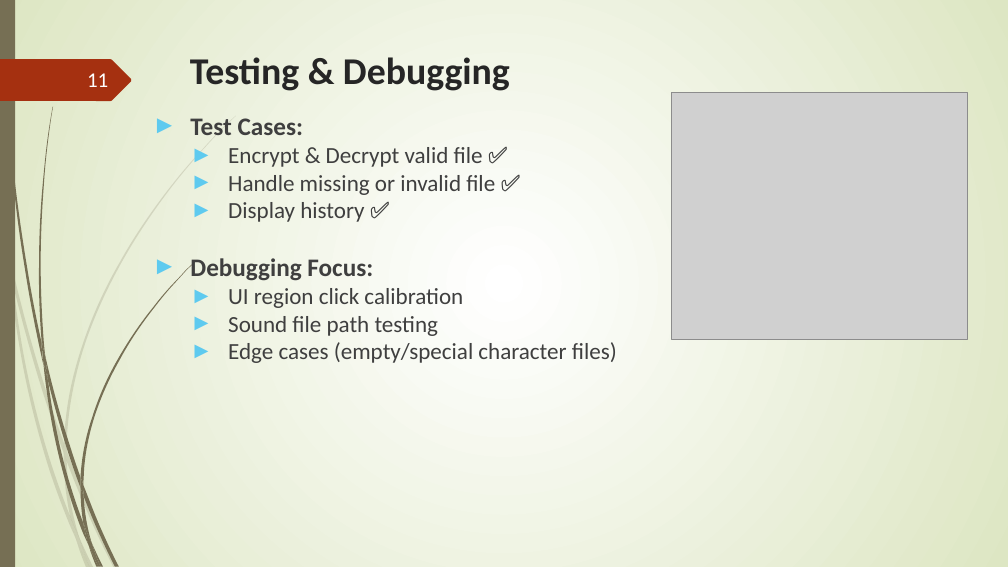
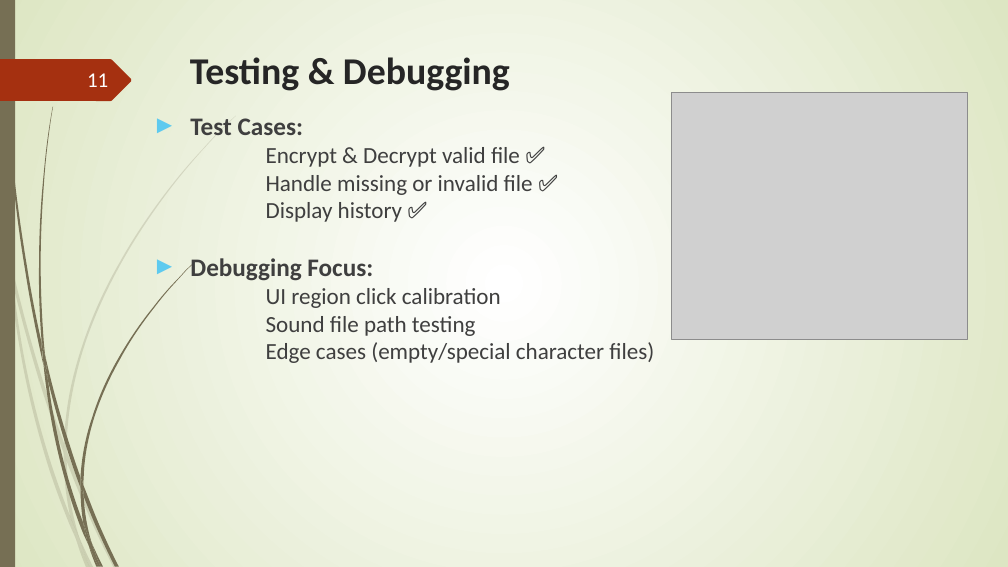
Before and after one commit to salimshre/Encryptor, a slide deck: slide 11 of Documentation/final -File Encryptor In C++.pptx. Drawn at 1008x567 pixels with LibreOffice and Linux fonts; fonts in the diff are those of the drawing; grey boxes stand for pictures. Boxes give left, top, right and bottom in pixels: in the first picture for what was removed or moved away, otherwise in the second. Text is boxed around its words. In the diff, an @@ line names an element or a change of style, - is before the commit and + after.

```diff
--- a/Documentation/final -File Encryptor In C++.pptx
+++ b/Documentation/final -File Encryptor In C++.pptx
@@ text at bbox=[266, 147, 654, 363]: bullet ► to none @@
```
Also in this commit, not shown: 3 other slides changed, 3 other files.
